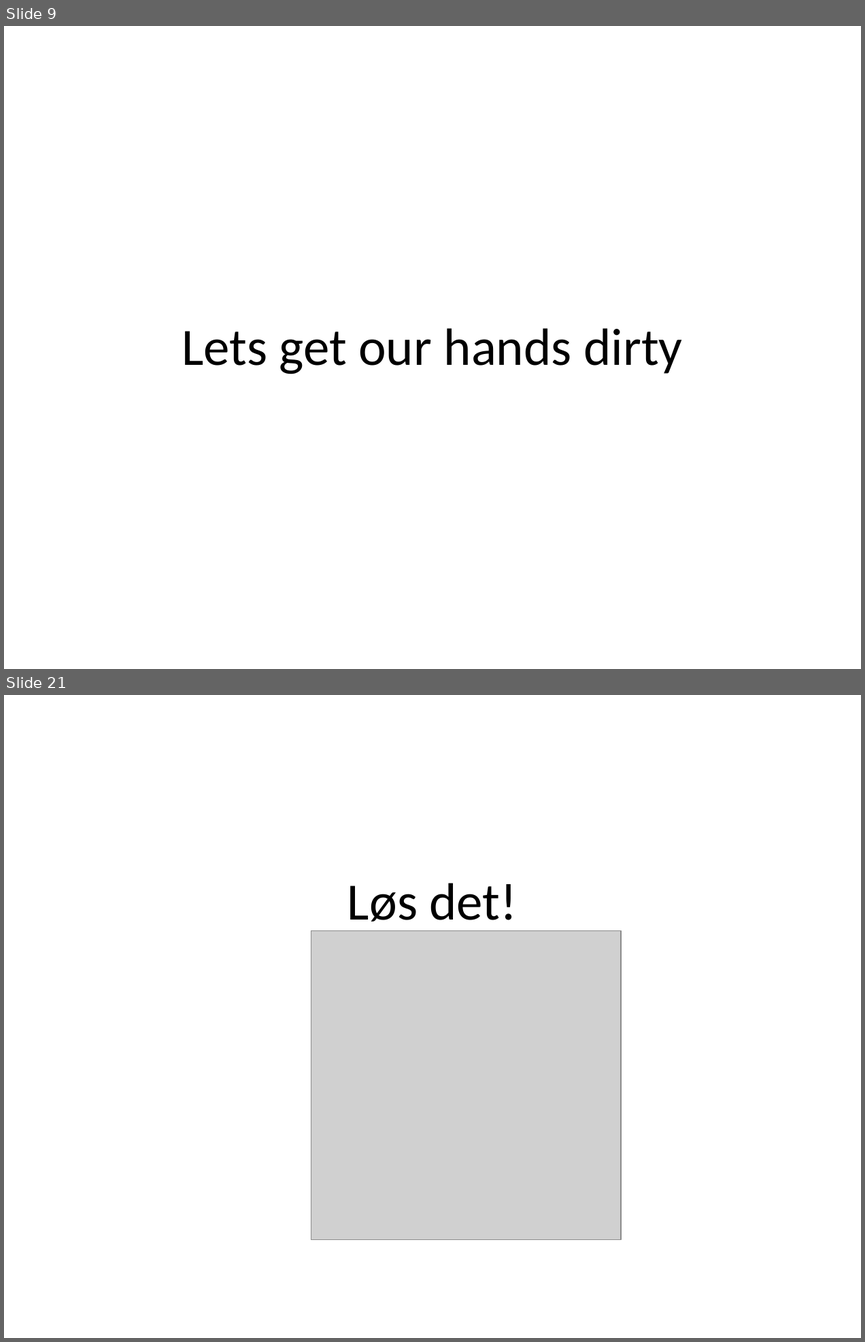
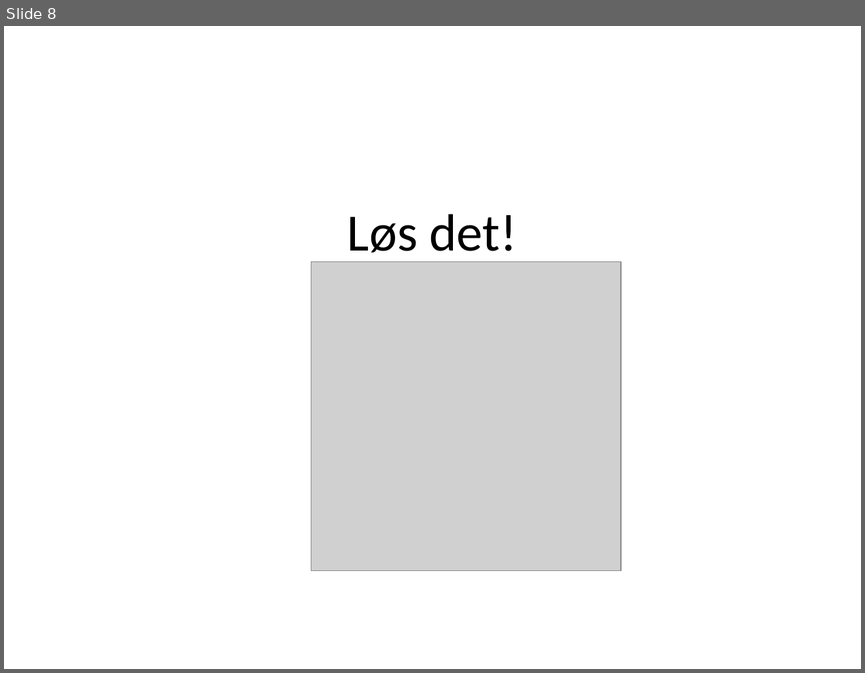
Before and after one commit to runepeter/camel-stuff, a slide deck: camel-spotting.pptx. Shown one above the other, each under a label of ours: slides 9 and 21 before the commit, slide 8 after it; the slides between them are not shown. The pictures are 865x1342 and 865x673 pixels, drawn with LibreOffice and Linux fonts; fonts in the diff are those of the drawing; grey boxes stand for pictures. Boxes give left, top, right and bottom in pixels: in the first picture for what was removed or moved away, otherwise in the second. Text is boxed around its words. In the diff, an @@ line names an element or a change of style, - is before the commit and + after.

```diff
--- a/camel-spotting.pptx
+++ b/camel-spotting.pptx
@@ slide 9 removed at (4,26,861,669), background #FFFFFF @@
@@ title removed at (181,328,682,374) @@
-Lets get our hands dirty
@@ what was slide 21 is now slide 8 @@
```
Also in this commit, not shown: 3 slides changed, 4 slides added, 9 other slides removed.
